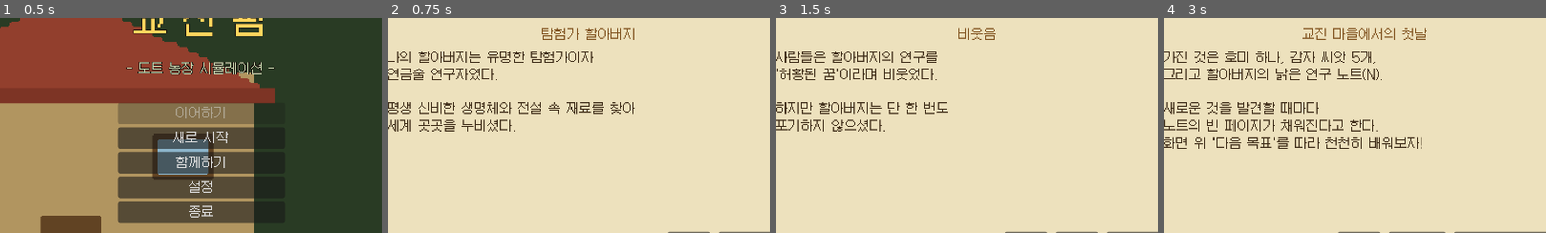
Above: before the commit, frames 1-4 (left to right).
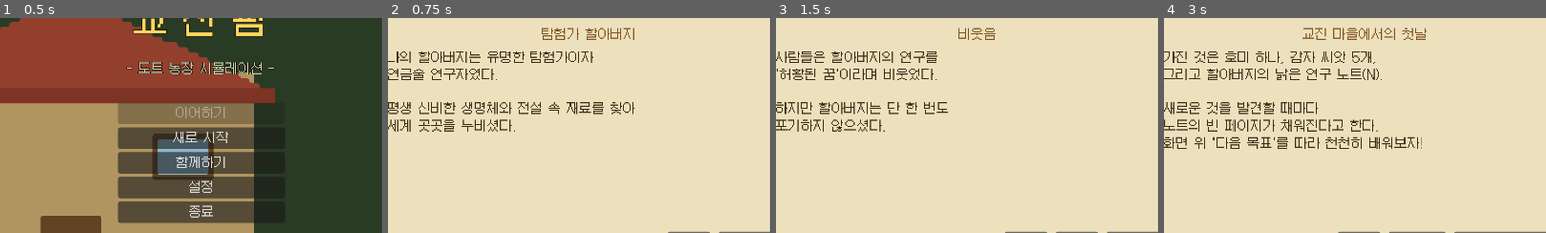
Above: after the commit, the same moments.

Repository: kyojin00/kyojingame
Game: Godot game, scene res://scenes/title.tscn
Same seed, same stepped clock (60 frames per second), same inputs: the game is played once before the commit and once after it.
Inputs:
- Up to frame 1 (0.5 s): no input
- Up to frame 2 (0.75 s): click "새로 시작" at 0.5 s
- Up to frame 3 (1.5 s): click "다음 >" at 1.25 s
- Up to frame 4 (3 s): click "< 이전" at 2 s; click "건너뛰기 >>" at 2.75 s
The pictures show only the part of the screen within x 24-74%, y 17-67%; the shares and areas given below are measured in that part.

Frame 1 is identical in both runs. In frame 2, 0.2% of the frame differs, in the area x 2-48%, y 15-53%; in frame 3, 0.3%; in frame 4, 0.3%, in the area x 2-63%, y 15-61%.

Commit message:
HUD 개편: 자원 표시 제거·체력 좌하단 이동·핫바 축소·번호 삭제
- 좌상단 목재/석재 카운터 제거 (인벤토리 I에서 확인)
- 체력(하트+바)을 왼쪽 하단 나무 패널로 분리
- 우상단 시계 패널을 날짜/시간/소지금만 담게 축소, 퀘스트 트래커 위로 이동
- 하단 핫바 슬롯 40->32px 축소, 슬롯 번호 라벨 삭제

Co-Authored-By: Claude Fable 5 <noreply@anthropic.com>
Claude-Session: https://claude.ai/code/session_01G16d56kTH5eNwk3gstTUwt

Diff:
--- a/game/scenes/hud.tscn
+++ b/game/scenes/hud.tscn
@@ -21,7 +21,7 @@
 offset_left = 717.0
 offset_top = 6.0
 offset_right = 954.0
-offset_bottom = 99.0
+offset_bottom = 78.0
 mouse_filter = 2
 
 [node name="DayLabel" type="Label" parent="ClockPanel"]
@@ -56,19 +56,26 @@
 theme_override_colors/font_color = Color(0.29, 0.16, 0.06, 1)
 horizontal_alignment = 2
 
-[node name="HeartIcon" type="TextureRect" parent="ClockPanel"]
-offset_left = 12.0
-offset_top = 76.0
-offset_right = 32.0
-offset_bottom = 96.0
+[node name="EnergyPanel" type="Panel" parent="."]
+offset_left = 6.0
+offset_top = 500.0
+offset_right = 200.0
+offset_bottom = 534.0
+mouse_filter = 2
+
+[node name="HeartIcon" type="TextureRect" parent="EnergyPanel"]
+offset_left = 8.0
+offset_top = 7.0
+offset_right = 28.0
+offset_bottom = 27.0
 stretch_mode = 3
 mouse_filter = 2
 
-[node name="EnergyBar" type="ProgressBar" parent="ClockPanel"]
-offset_left = 36.0
-offset_top = 78.0
-offset_right = 225.0
-offset_bottom = 92.0
+[node name="EnergyBar" type="ProgressBar" parent="EnergyPanel"]
+offset_left = 32.0
+offset_top = 10.0
+offset_right = 186.0
+offset_bottom = 24.0
 theme_override_styles/background = SubResource("energy_bg")
 theme_override_styles/fill = SubResource("energy_fill")
 max_value = 100.0
@@ -76,9 +83,9 @@
 
 [node name="TrackerPanel" type="Panel" parent="."]
 offset_left = 717.0
-offset_top = 105.0
+offset_top = 84.0
 offset_right = 954.0
-offset_bottom = 243.0
+offset_bottom = 222.0
 mouse_filter = 2
 
 [node name="Objective" type="Label" parent="TrackerPanel"]
@@ -90,18 +97,11 @@
 vertical_alignment = 0
 autowrap_mode = 3
 
-[node name="Resources" type="HBoxContainer" parent="."]
-offset_left = 9.0
-offset_top = 9.0
-offset_right = 300.0
-offset_bottom = 39.0
-theme_override_constants/separation = 4
-
 [node name="ToolName" type="Label" parent="."]
 offset_left = 0.0
-offset_top = 453.0
+offset_top = 466.0
 offset_right = 960.0
-offset_bottom = 475.0
+offset_bottom = 488.0
 theme_override_colors/font_color = Color(1, 0.92, 0.75, 1)
 theme_override_colors/font_outline_color = Color(0.08, 0.06, 0.12, 1)
 theme_override_constants/outline_size = 2
--- a/game/scripts/hud.gd
+++ b/game/scripts/hud.gd
@@ -17,8 +17,6 @@
 
 var main: Node2D
 var msg_timer := 0.0
-var wood_label: Label
-var stone_label: Label
 
 var hotbar_panel: Panel
 var slot_buttons: Array = []
@@ -28,7 +26,7 @@
 @onready var day_label: Label = $ClockPanel/DayLabel
 @onready var clock_label: Label = $ClockPanel/ClockLabel
 @onready var money_label: Label = $ClockPanel/MoneyLabel
-@onready var energy_bar: ProgressBar = $ClockPanel/EnergyBar
+@onready var energy_bar: ProgressBar = $EnergyPanel/EnergyBar
 @onready var msg_label: Label = $Message
 @onready var objective_label: Label = $TrackerPanel/Objective
 @onready var tool_name: Label = $ToolName
@@ -44,12 +42,11 @@
 
 
 func _ready() -> void:
-	wood_label = _mk_resource("icon_wood")
-	stone_label = _mk_resource("icon_stone")
 	$ClockPanel/CoinIcon.texture = main.tex["icon_coin"]
-	$ClockPanel/HeartIcon.texture = main.tex["icon_heart"]
+	$EnergyPanel/HeartIcon.texture = main.tex["icon_heart"]
 	$ClockPanel.add_theme_stylebox_override("panel", _wood_style())
 	$TrackerPanel.add_theme_stylebox_override("panel", _wood_style())
+	$EnergyPanel.add_theme_stylebox_override("panel", _wood_style())
 	_build_hotbar()
 
 
@@ -67,20 +64,20 @@
 	_slot_selected.set_border_width_all(2)
 
 	var slot_count: int = GameData.tool_slots.size()
-	var slot_w := 40
-	var sep := 3
-	var pad := 9
+	var slot_w := 32
+	var sep := 2
+	var pad := 6
 	var width := slot_count * slot_w + (slot_count - 1) * sep + pad * 2
 	hotbar_panel = Panel.new()
 	hotbar_panel.add_theme_stylebox_override("panel", _wood_style())
-	hotbar_panel.position = Vector2((960 - width) / 2.0, 480.0)
-	hotbar_panel.size = Vector2(width, 58)
+	hotbar_panel.position = Vector2((960 - width) / 2.0, 490.0)
+	hotbar_panel.size = Vector2(width, 44)
 	add_child(hotbar_panel)
 
 	for i in slot_count:
 		var b := Button.new()
-		b.custom_minimum_size = Vector2(slot_w, 40)
-		b.position = Vector2(pad + i * (slot_w + sep), 9)
+		b.custom_minimum_size = Vector2(slot_w, 32)
+		b.position = Vector2(pad + i * (slot_w + sep), 6)
 		b.focus_mode = Control.FOCUS_NONE
 		b.icon_alignment = HORIZONTAL_ALIGNMENT_CENTER
 		b.expand_icon = true  # 텍스처 해상도와 무관하게 버튼 크기에 맞춤
@@ -89,13 +86,6 @@
 			var t: String = GameData.tool_slots[slot_i]
 			if t != "" and GameData.is_tool_unlocked(t):
 				main.set_tool(t))
-		if i < 9:
-			var num := Label.new()
-			num.text = str(i + 1)
-			num.position = Vector2(2, -6)
-			num.add_theme_color_override("font_color", Color(0.5, 0.32, 0.14))
-			num.mouse_filter = Control.MOUSE_FILTER_IGNORE
-			b.add_child(num)
 		hotbar_panel.add_child(b)
 		slot_buttons.append(b)
 
@@ -112,26 +102,12 @@
 		b.add_theme_stylebox_override("pressed", _slot_selected)
 
 
-func _mk_resource(icon: String) -> Label:
-	var rect := TextureRect.new()
-	rect.texture = main.tex[icon]
-	rect.stretch_mode = TextureRect.STRETCH_KEEP
-	$Resources.add_child(rect)
-	var l := Label.new()
-	l.add_theme_color_override("font_outline_color", Color(0.08, 0.06, 0.12))
-	l.add_theme_constant_override("outline_size", 2)
-	$Resources.add_child(l)
-	return l
-
-
 func refresh() -> void:
 	day_label.text = "%s %d일 %s" % [GameData.season_name(), GameData.day_in_season(),
 		GameData.weather_icon(main.weather_now())]
 	clock_label.text = GameData.clock_text()
 	money_label.text = "%dG" % GameData.money
 	energy_bar.value = GameData.energy
-	wood_label.text = str(GameData.wood)
-	stone_label.text = str(GameData.stone)
 
 	# 우측 퀘스트 트래커 (짧은 문구)
 	var track := []
